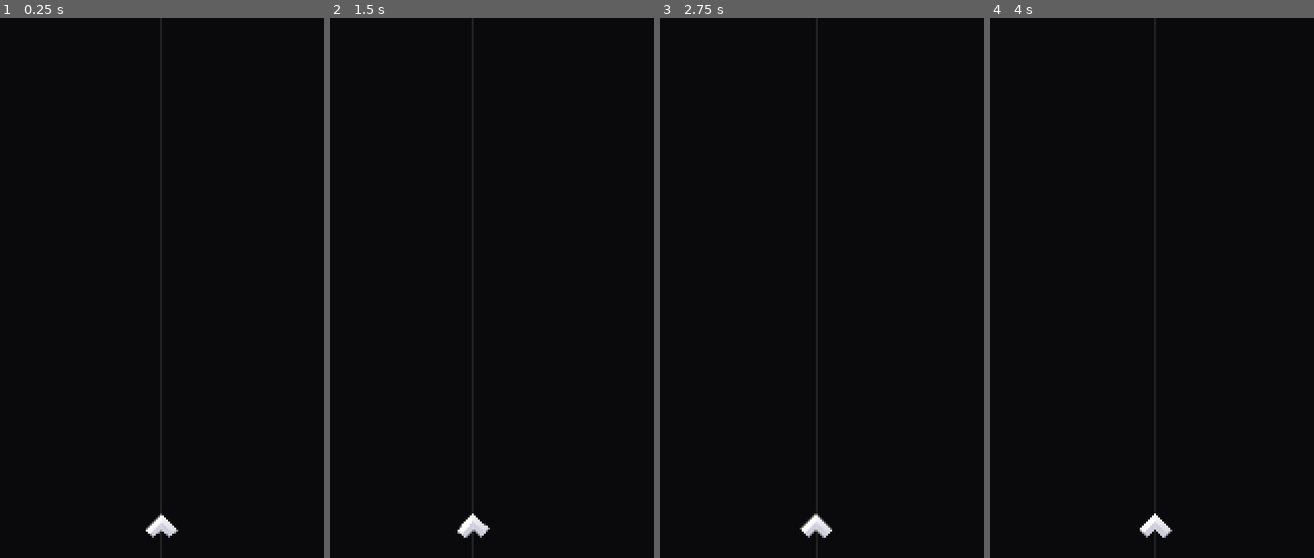
Above: before the commit, frames 1-4 (left to right).
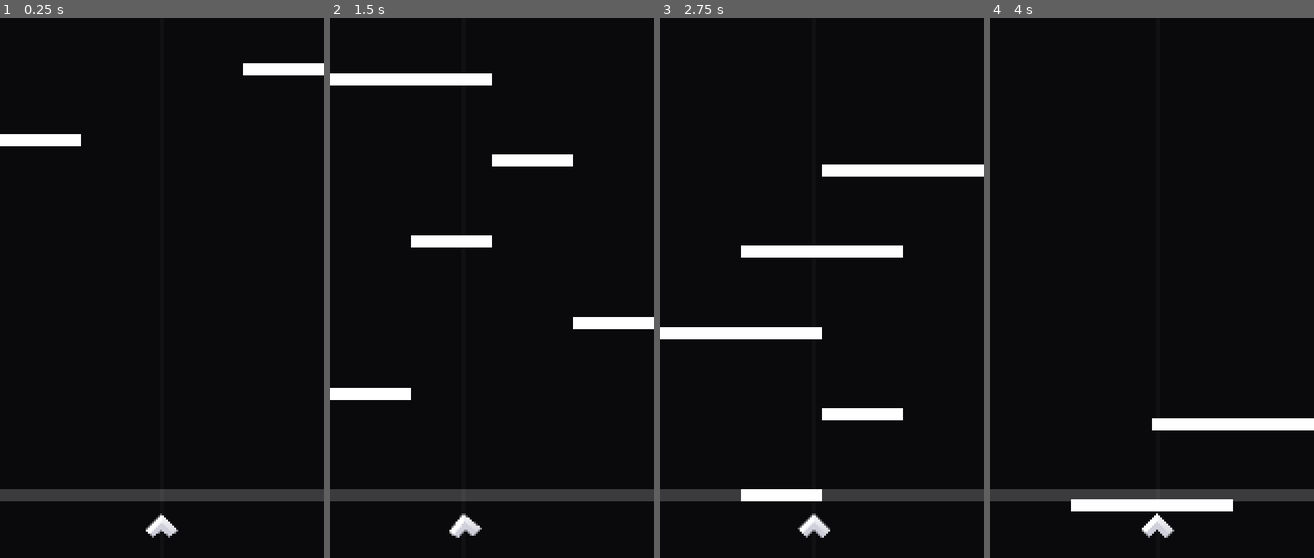
Above: after the commit, the same moments.

Repository: itsMapleLeaf/beat-breaker
Game: Godot game, scene res://game.tscn
Same seed, same stepped clock (60 frames per second), same inputs: the game is played once before the commit and once after it.
Inputs (mouse positions are in pixels of both pictures, inside the frame that each line leads up to):
- Up to frame 1 (0.25 s): no input
- Up to frame 2 (1.5 s): move the mouse to (508, 288) at 0.52 s; move the mouse to (475, 288) at 1.27 s
- Up to frame 3 (2.75 s): move the mouse to (828, 277) at 2.02 s
- Up to frame 4 (4 s): move the mouse to (1148, 298) at 2.77 s; move the mouse to (1177, 293) at 3.52 s

The runs differ from the first frame. In frame 1, 3.4% of the frame differs, in the area x 0-100%, y 8-90%; in frame 2, 5.9%; in frame 3, 6.3%, in the area x 0-100%, y 27-97%; in frame 4, 4.4%.

Commit message:
uhhh more game??
ok

Diff:
--- a/game.gd
+++ b/game.gd
@@ -3,7 +3,7 @@
 
 @onready var player := %Player as Player
 @onready var debug_text: Label = %DebugText
-@onready var guide_line: Node2D = %GuideLine
+@onready var chart: Control = %Chart
 
 @export var player_rotation_strength := 10.0
 @export_range(0, 50, 1) var edge_distance := 0
@@ -11,6 +11,7 @@
 
 var position_input := 0.5
 var first_mouse_input_processed := false
+var time := -2.0
 
 var viewport_width: float:
 	get: return get_viewport_rect().size.x
@@ -19,8 +20,8 @@
 	DisplayServer.mouse_set_mode(DisplayServer.MOUSE_MODE_CAPTURED)
 
 func _process(delta: float) -> void:
-	guide_line.global_position = player.global_position
-	guide_line.queue_redraw()
+	time += delta
+	chart.position.y = time * 100
 
 func _input(event: InputEvent) -> void:
 	if event is InputEventMouseMotion:
--- a/game.tscn
+++ b/game.tscn
@@ -1,24 +1,77 @@
-[gd_scene load_steps=5 format=3 uid="uid://cakyxfve2gtms"]
+[gd_scene load_steps=7 format=3 uid="uid://cakyxfve2gtms"]
 
 [ext_resource type="Script" path="res://game.gd" id="1_p87gw"]
 [ext_resource type="PackedScene" uid="uid://b23yf1wanxwas" path="res://player.tscn" id="2_glxsf"]
 [ext_resource type="PackedScene" uid="uid://dg3wruc0bmmbc" path="res://viewport_helper.tscn" id="3_k4u7d"]
-[ext_resource type="PackedScene" uid="uid://dm8s4nqcrhp31" path="res://guide_line.tscn" id="4_lt2lj"]
+[ext_resource type="PackedScene" uid="uid://xp4dxu7fynq3" path="res://receptor.tscn" id="3_yn873"]
+[ext_resource type="PackedScene" uid="uid://ds03yf6xn66xt" path="res://guide_line.tscn" id="4_nxyfr"]
+[ext_resource type="PackedScene" uid="uid://bvfycloefybsp" path="res://note.tscn" id="5_wldcy"]
 
 [node name="Game" type="Node2D"]
 script = ExtResource("1_p87gw")
 edge_distance = 15
-sensitivity = 0.7
 
 [node name="ViewportHelper" parent="." instance=ExtResource("3_k4u7d")]
 color = Color(0.231373, 0.180392, 0.407843, 1)
+metadata/_edit_lock_ = true
+
+[node name="Receptor" parent="." instance=ExtResource("3_yn873")]
+position = Vector2(0, 235)
+
+[node name="Chart" type="Control" parent="Receptor"]
+unique_name_in_owner = true
+layout_mode = 3
+anchors_preset = 0
+offset_right = 160.0
+
+[node name="Note" parent="Receptor/Chart" instance=ExtResource("5_wldcy")]
+layout_mode = 1
+
+[node name="Note2" parent="Receptor/Chart" instance=ExtResource("5_wldcy")]
+layout_mode = 1
+offset_top = -35.0
+offset_bottom = -35.0
+playfield_position = 0.75
+
+[node name="Note3" parent="Receptor/Chart" instance=ExtResource("5_wldcy")]
+layout_mode = 1
+offset_top = -75.0
+offset_bottom = -75.0
+playfield_position = 0.25
+
+[node name="Note4" parent="Receptor/Chart" instance=ExtResource("5_wldcy")]
+layout_mode = 1
+offset_top = -115.0
+offset_bottom = -115.0
+playfield_position = 0.5
+
+[node name="Note5" parent="Receptor/Chart" instance=ExtResource("5_wldcy")]
+layout_mode = 1
+offset_top = -155.0
+offset_bottom = -155.0
+playfield_width = 0.5
+
+[node name="Note6" parent="Receptor/Chart" instance=ExtResource("5_wldcy")]
+layout_mode = 1
+offset_top = -195.0
+offset_bottom = -195.0
+playfield_width = 0.5
+playfield_position = 0.25
+
+[node name="Note7" parent="Receptor/Chart" instance=ExtResource("5_wldcy")]
+layout_mode = 1
+offset_top = -235.0
+offset_bottom = -235.0
+playfield_width = 0.5
+playfield_position = 0.5
 
 [node name="Player" parent="." instance=ExtResource("2_glxsf")]
 unique_name_in_owner = true
 position = Vector2(80, 250)
+metadata/_edit_lock_ = true
 
-[node name="GuideLine" parent="." instance=ExtResource("4_lt2lj")]
-unique_name_in_owner = true
+[node name="GuideLine" parent="Player" instance=ExtResource("4_nxyfr")]
+metadata/_edit_lock_ = true
 
 [node name="CanvasLayer" type="CanvasLayer" parent="."]
 
@@ -26,3 +79,5 @@
 unique_name_in_owner = true
 offset_right = 40.0
 offset_bottom = 23.0
+metadata/_edit_use_anchors_ = true
+metadata/_edit_lock_ = true
--- a/guide_line.gd
+++ /dev/null
@@ -1,13 +0,0 @@
-@tool
-extends Node2D
-
-@export_range(0, 1, 0.05) var opacity: float
-
-func _draw() -> void:
-	var viewport_rect := get_viewport_rect()
-	draw_line(
-		Vector2(0, -global_position.y),
-		Vector2(0, viewport_rect.size.y - global_position.y),
-		Color(1, 1, 1, opacity),
-		1
-	)
--- a/guide_line.tscn
+++ b/guide_line.tscn
@@ -1,7 +1,16 @@
-[gd_scene load_steps=2 format=3 uid="uid://dm8s4nqcrhp31"]
+[gd_scene load_steps=3 format=3 uid="uid://ds03yf6xn66xt"]
 
-[ext_resource type="Script" path="res://guide_line.gd" id="1_cy05u"]
+[ext_resource type="PackedScene" uid="uid://8rf7ql4t7m1x" path="res://input_flash.tscn" id="1_axa0u"]
+[ext_resource type="PackedScene" uid="uid://dm8s4nqcrhp31" path="res://vertical_line.tscn" id="2_452pt"]
 
 [node name="GuideLine" type="Node2D"]
-script = ExtResource("1_cy05u")
-opacity = 0.1
+
+[node name="Flash" parent="." instance=ExtResource("1_axa0u")]
+modulate = Color(1, 1, 1, 0.03)
+from_opacity = 0.1
+to_opacity = 0.03
+duration = 0.05
+action = "tap"
+metadata/_edit_lock_ = true
+
+[node name="VerticalLine" parent="Flash" instance=ExtResource("2_452pt")]
--- /dev/null
+++ b/input_flash.gd
@@ -0,0 +1,49 @@
+@tool
+extends Node2D
+
+@export var from_opacity: float = 1.0
+@export var to_opacity: float = 0.5
+@export var duration: float = 0.3
+var action: String
+var tween: Tween
+var pressed_binding_count := 0
+
+var from_color: Color:
+	get: return Color(Color.WHITE, from_opacity)
+
+var to_color: Color:
+	get: return Color(Color.WHITE, to_opacity)
+
+func _ready() -> void:
+	modulate = to_color
+
+func _input(event: InputEvent) -> void:
+	# the engine counts the action as released when any of the action keys are released,
+	# regardless if there are other action keys still being pressed,
+	# so we'll count the current number of pressed keys ourselves
+	if event.is_action_pressed(action):
+		pressed_binding_count += 1
+	if event.is_action_released(action):
+		pressed_binding_count -= 1
+
+	if pressed_binding_count > 0:
+		modulate = from_color
+	else:
+		if tween: tween.stop()
+		var tween := create_tween().set_ease(Tween.EASE_OUT)
+		tween.tween_property(self, 'modulate', to_color, duration)
+
+func _get_property_list() -> Array[Dictionary]:
+	InputMap.load_from_project_settings()
+
+	var actions := InputMap.get_actions().filter(
+		func (action: StringName): return not action.begins_with("ui_")
+	)
+
+	return [{
+		"name": "action",
+		"type": TYPE_STRING,
+		"usage": PROPERTY_USAGE_DEFAULT,
+		"hint": PROPERTY_HINT_ENUM,
+		"hint_string": ",".join(actions)
+	}]
--- /dev/null
+++ b/input_flash.tscn
@@ -0,0 +1,11 @@
+[gd_scene load_steps=2 format=3 uid="uid://8rf7ql4t7m1x"]
+
+[ext_resource type="Script" path="res://input_flash.gd" id="1_3cxwa"]
+
+[node name="InputFlash" type="Node2D"]
+modulate = Color(1, 1, 1, 0.2)
+script = ExtResource("1_3cxwa")
+from_opacity = 0.5
+to_opacity = 0.2
+duration = 0.15
+action = "slam"
--- /dev/null
+++ b/note.gd
@@ -0,0 +1,23 @@
+@tool
+extends Control
+
+@onready var panel: Panel = %Panel
+
+@export_range(0, 1, 1 / 16.0) var playfield_width := 0.25:
+	set(value):
+		playfield_width = value
+		if not is_node_ready(): await ready
+		_update_panel()
+
+@export_range(0, 1, 1 / 16.0) var playfield_position := 0.0:
+	set(value):
+		playfield_position = value
+		if not is_node_ready(): await ready
+		_update_panel()
+
+func _ready() -> void:
+	_update_panel()
+
+func _update_panel() -> void:
+	panel.anchor_left = playfield_position
+	panel.anchor_right = playfield_position + playfield_width
--- /dev/null
+++ b/note.tscn
@@ -0,0 +1,26 @@
+[gd_scene load_steps=3 format=3 uid="uid://bvfycloefybsp"]
+
+[ext_resource type="Script" path="res://note.gd" id="1_7i7bs"]
+
+[sub_resource type="StyleBoxFlat" id="StyleBoxFlat_woicu"]
+bg_color = Color(1, 1, 1, 1)
+
+[node name="Note" type="Control"]
+layout_mode = 3
+anchors_preset = 10
+anchor_right = 1.0
+grow_horizontal = 2
+script = ExtResource("1_7i7bs")
+
+[node name="Panel" type="Panel" parent="."]
+unique_name_in_owner = true
+layout_mode = 1
+anchors_preset = -1
+anchor_top = 0.5
+anchor_right = 0.25
+anchor_bottom = 0.5
+offset_top = -3.0
+offset_bottom = 3.0
+grow_horizontal = 2
+grow_vertical = 2
+theme_override_styles/panel = SubResource("StyleBoxFlat_woicu")
--- a/player.gd
+++ b/player.gd
@@ -5,11 +5,13 @@
 @export var rotation_drag := 15.0
 @export var rotation_limit := 2.0
 
+@onready var sprite: Sprite2D = %Sprite
+
 var _target_rotation := 0.0
 
 func set_target_rotation(new_target_rotation: float) -> void:
 	_target_rotation = clampf(new_target_rotation, -rotation_limit, rotation_limit)
 
 func _process(delta: float) -> void:
-	rotation = lerpf(rotation, _target_rotation, delta * rotation_stiffness)
+	sprite.rotation = lerpf(sprite.rotation, _target_rotation, delta * rotation_stiffness)
 	_target_rotation = lerpf(_target_rotation, 0, delta * rotation_drag)
--- a/player.tscn
+++ b/player.tscn
@@ -6,6 +6,7 @@
 [node name="Player" type="Node2D"]
 script = ExtResource("1_iu6f5")
 
-[node name="ShipA" type="Sprite2D" parent="."]
+[node name="Sprite" type="Sprite2D" parent="."]
+unique_name_in_owner = true
 scale = Vector2(0.5, 0.5)
 texture = ExtResource("1_i0lb2")
--- a/project.godot
+++ b/project.godot
@@ -27,7 +27,7 @@
 
 tap={
 "deadzone": 0.5,
-"events": [Object(InputEventKey,"resource_local_to_scene":false,"resource_name":"","device":-1,"window_id":0,"alt_pressed":false,"shift_pressed":false,"ctrl_pressed":false,"meta_pressed":false,"pressed":false,"keycode":0,"physical_keycode":83,"key_label":0,"unicode":115,"echo":false,"script":null)
+"events": [Object(InputEventKey,"resource_local_to_scene":false,"resource_name":"","device":-1,"window_id":0,"alt_pressed":false,"shift_pressed":false,"ctrl_pressed":false,"meta_pressed":false,"pressed":false,"keycode":83,"physical_keycode":0,"key_label":0,"unicode":115,"echo":false,"script":null)
 , Object(InputEventKey,"resource_local_to_scene":false,"resource_name":"","device":-1,"window_id":0,"alt_pressed":false,"shift_pressed":false,"ctrl_pressed":false,"meta_pressed":false,"pressed":false,"keycode":0,"physical_keycode":68,"key_label":0,"unicode":100,"echo":false,"script":null)
 , Object(InputEventMouseButton,"resource_local_to_scene":false,"resource_name":"","device":-1,"window_id":0,"alt_presse …(250 unchanged characters)…
 , Object(InputEventMouseButton,"resource_local_to_scene":false,"resource_name":"","device":-1,"window_id":0,"alt_presse …(250 unchanged characters)…
@@ -38,6 +38,11 @@
 "events": [Object(InputEventKey,"resource_local_to_scene":false,"resource_name":"","device":-1,"window_id":0,"alt_press …(182 unchanged characters)…
 ]
 }
+slam={
+"deadzone": 0.5,
+"events": [Object(InputEventKey,"resource_local_to_scene":false,"resource_name":"","device":-1,"window_id":0,"alt_pressed":false,"shift_pressed":false,"ctrl_pressed":false,"meta_pressed":false,"pressed":false,"keycode":0,"physical_keycode":32,"key_label":0,"unicode":32,"echo":false,"script":null)
+]
+}
 
 [rendering]
 
--- /dev/null
+++ b/receptor.tscn
@@ -0,0 +1,24 @@
+[gd_scene load_steps=3 format=3 uid="uid://xp4dxu7fynq3"]
+
+[ext_resource type="PackedScene" uid="uid://8rf7ql4t7m1x" path="res://input_flash.tscn" id="1_qg0fk"]
+
+[sub_resource type="StyleBoxFlat" id="StyleBoxFlat_woicu"]
+bg_color = Color(1, 1, 1, 1)
+
+[node name="Receptor" type="Node2D"]
+metadata/_edit_lock_ = true
+
+[node name="Flash" parent="." instance=ExtResource("1_qg0fk")]
+metadata/_edit_lock_ = true
+
+[node name="Panel" type="Panel" parent="Flash"]
+anchors_preset = 4
+anchor_top = 0.5
+anchor_bottom = 0.5
+offset_top = -3.0
+offset_right = 160.0
+offset_bottom = 3.0
+grow_vertical = 2
+theme_override_styles/panel = SubResource("StyleBoxFlat_woicu")
+metadata/_edit_use_anchors_ = true
+metadata/_edit_lock_ = true
--- /dev/null
+++ b/vertical_line.gd
@@ -0,0 +1,8 @@
+@tool
+extends Line2D
+
+func _process(delta: float) -> void:
+	var viewport_rect := get_viewport_rect()
+	var start := Vector2(0, -global_position.y)
+	var end := Vector2(0, viewport_rect.size.y - global_position.y)
+	points = PackedVector2Array([start, end])
--- /dev/null
+++ b/vertical_line.tscn
@@ -0,0 +1,9 @@
+[gd_scene load_steps=2 format=3 uid="uid://dm8s4nqcrhp31"]
+
+[ext_resource type="Script" path="res://vertical_line.gd" id="1_cy05u"]
+
+[node name="VerticalLine" type="Line2D"]
+points = PackedVector2Array(0, 0, 0, 922)
+width = 2.0
+script = ExtResource("1_cy05u")
+metadata/_edit_lock_ = true
--- a/viewport_helper.gd
+++ b/viewport_helper.gd
@@ -1,15 +1,25 @@
 @tool
-extends Node2D
+extends Control
 
 @export var color := Color(0.231, 0.18, 0.408):
 	set(value):
 		color = value
 		queue_redraw()
 
+var viewport_width := ProjectSettings.get("display/window/size/viewport_width") as float
+var viewport_height := ProjectSettings.get("display/window/size/viewport_height") as float
+var stretch_scale := ProjectSettings.get("display/window/stretch/scale") as float
+var rect := Rect2(0, 0, viewport_width / stretch_scale, viewport_height / stretch_scale)
+
+func _ready() -> void:
+	_update_size()
+
 func _draw() -> void:
-	if Engine.is_editor_hint():
-		var viewport_width := ProjectSettings.get("display/window/size/viewport_width") as float
-		var viewport_height := ProjectSettings.get("display/window/size/viewport_height") as float
-		var stretch_scale := ProjectSettings.get("display/window/stretch/scale") as float
-		var rect := Rect2(0, 0, viewport_width / stretch_scale, viewport_height / stretch_scale)
-		draw_rect(rect, color, false)
+	if not Engine.is_editor_hint(): return
+	draw_rect(rect, color, false)
+
+func _on_resized() -> void:
+	_update_size()
+
+func _update_size() -> void:
+	size = rect.size
--- a/viewport_helper.tscn
+++ b/viewport_helper.tscn
@@ -2,7 +2,11 @@
 
 [ext_resource type="Script" path="res://viewport_helper.gd" id="1_lm0ge"]
 
-[node name="ViewportHelper" type="Node2D"]
+[node name="ViewportHelper" type="Control"]
+layout_mode = 3
+anchors_preset = 0
+offset_right = 160.0
+offset_bottom = 266.667
 script = ExtResource("1_lm0ge")
-color = Color(0.086, 0.29, 0.333, 1)
-metadata/_edit_lock_ = true
+
+[connection signal="resized" from="." to="." method="_on_resized"]
Binary file added: resources/brick.png
Not shown, added: resources/brick.png.import
